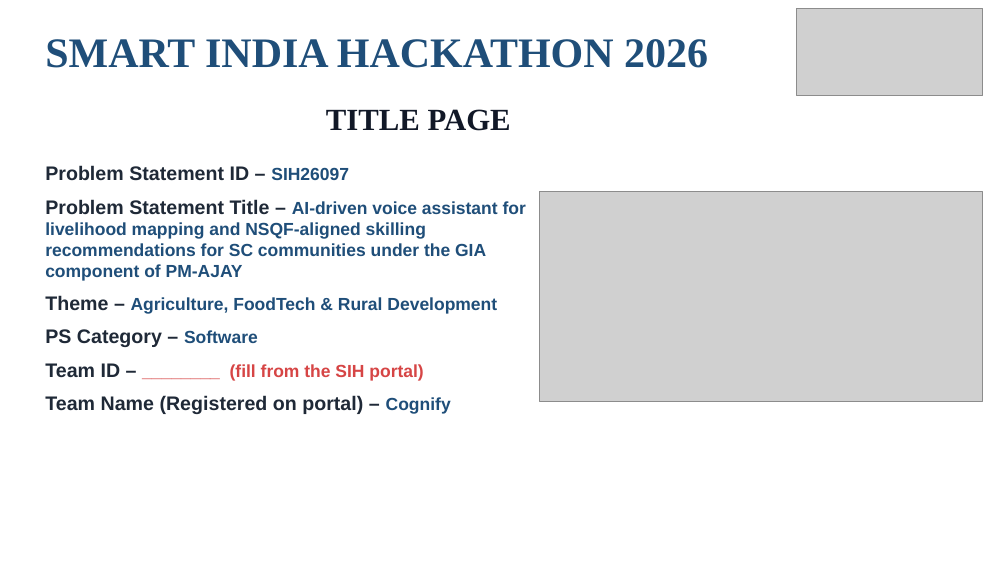
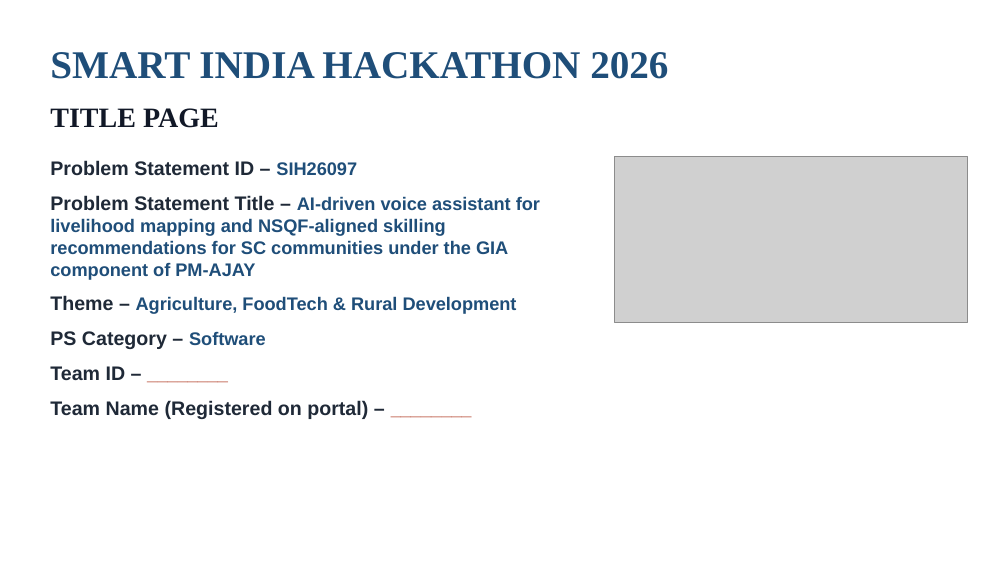
Before and after one commit to sakshamagrawalcode-cpu/hunarvaani, a slide deck: slide 1 of docs/ppt/HunarMarg_SIH26097.pptx. Drawn at 1008x567 pixels with LibreOffice and Linux fonts; fonts in the diff are those of the drawing; grey boxes stand for pictures. Boxes give left, top, right and bottom in pixels: in the first picture for what was removed or moved away, otherwise in the second. Text is boxed around its words. In the diff, an @@ line names an element or a change of style, - is before the commit and + after.

```diff
--- a/docs/ppt/HunarMarg_SIH26097.pptx
+++ b/docs/ppt/HunarMarg_SIH26097.pptx
@@ picture removed at (796, 8, 983, 96) @@
@@ text "SMART INDIA HACKATHON 2026": place and size @@
-text "SMART INDIA HACKATHON 2026" at (45, 39, 708, 68)
+text "SMART INDIA HACKATHON 2026" at (50, 52, 668, 79)
@@ text "SMART INDIA HACKATHON 2026" at (50, 52, 668, 79): size 30 to 28 pt @@
@@ text "TITLE PAGE": place and size @@
-text "TITLE PAGE" at (326, 109, 511, 131)
+text "TITLE PAGE" at (50, 108, 219, 128)
@@ text "TITLE PAGE" at (50, 108, 219, 128): size 22 to 20 pt; alignment centre to left @@
@@ text at (50, 160, 540, 349): size 12.5 to 13 pt in "SIH26097", "AI-driven voice assistant for livelihood mapping and ...", "Agriculture, FoodTech & Rural Development", "Software"; more space between paragraphs @@
@@ picture: place and size @@
-picture at (539, 192, 983, 401)
+picture at (615, 156, 968, 323)
@@ text at (50, 366, 368, 419): text changed; size 12.5 to 14 pt @@
-• Team ID – ________ (fill from the SIH portal)
-• Team Name (Registered on portal) – Cognify
+• Team ID – ________
+• Team Name (Registered on portal) – ________
```
Also in this commit, not shown: 5 other slides changed, 3 other files.
